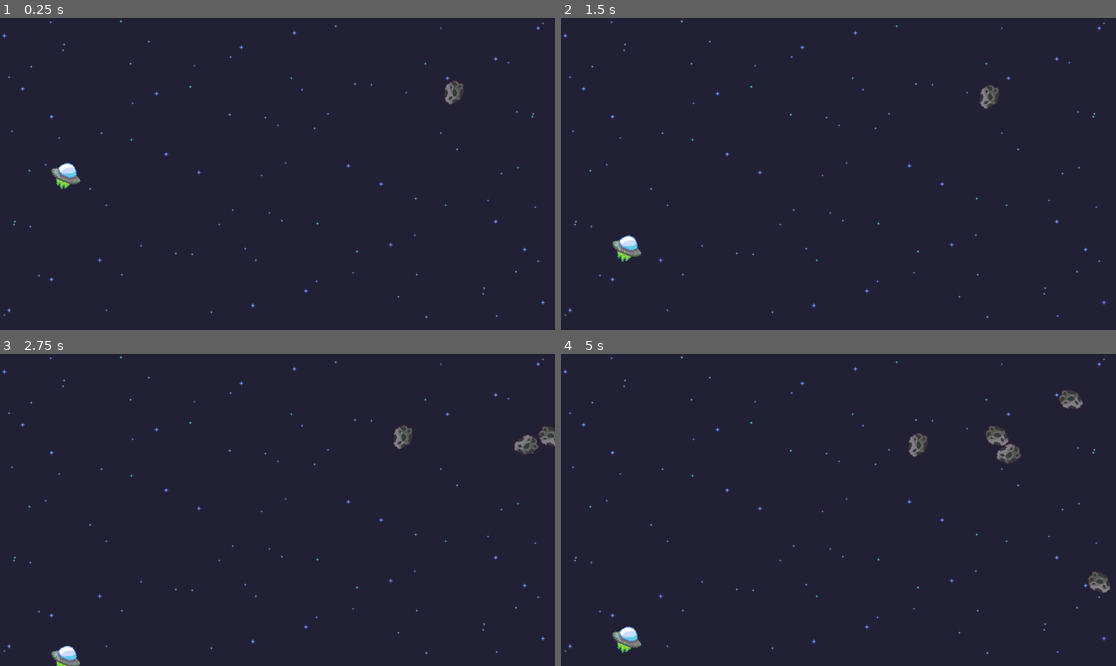
Above: before the commit, frames 1-4 (two rows, left to right).
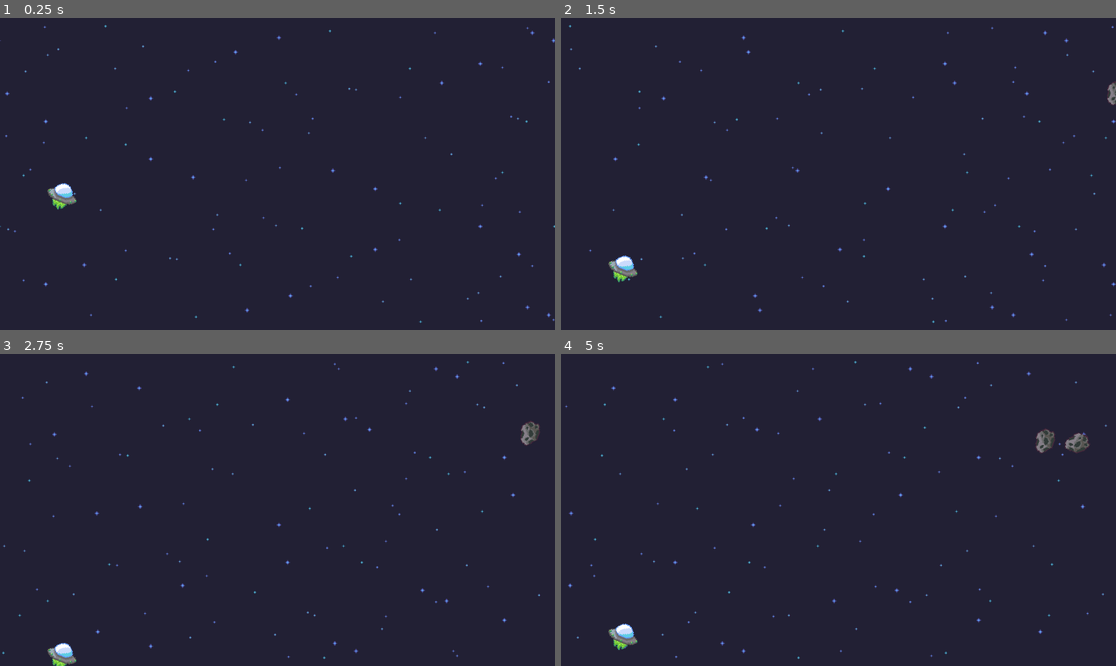
Above: after the commit, the same moments.

Repository: MatthewSMinor/crappyShip
Game: Godot game, scene res://scenes/game.tscn
The game is run twice, just before and just after one commit, with the same random seed, the same clock (stepped at 60 frames per second) and the same inputs.
Inputs:
- Up to frame 1 (0.25 s): no input
- Up to frame 2 (1.5 s): tap Enter (ui_accept) at 0.5, 0.77 s
- Up to frame 3 (2.75 s): tap Enter (ui_accept) at 1.52 s
- Up to frame 4 (5 s): tap Enter (ui_accept) at 3.02, 3.77, 4.52 s

The runs differ from the first frame. In frame 1, 1.5% of the frame differs, in the area x 0-100%, y 0-98%; in frame 2, 1.6%; in frame 3, 1.7%; in frame 4, 2.5%, in the area x 0-99%, y 0-98%.

Commit message:
parallaxing background

Diff:
--- a/crappyship/scenes/game.tscn
+++ b/crappyship/scenes/game.tscn
@@ -18,48 +18,57 @@
 
 [node name="Player" parent="." instance=ExtResource("1_5sqmv")]
 z_index = -1
-position = Vector2(-200, 0)
+position = Vector2(64, 160)
 rotation = 0.383972
 
 [node name="Camera2D" type="Camera2D" parent="."]
-position = Vector2(20, 21)
+position = Vector2(288, 160)
 zoom = Vector2(2, 2)
 
 [node name="floor" type="StaticBody2D" parent="."]
 visible = false
+position = Vector2(272, 136)
 
 [node name="CollisionShape2D" type="CollisionShape2D" parent="floor"]
 shape = SubResource("WorldBoundaryShape2D_jv00i")
 
 [node name="ceiling" type="StaticBody2D" parent="."]
 visible = false
-position = Vector2(2, -322)
+position = Vector2(280, -184)
 
 [node name="CollisionShape2D" type="CollisionShape2D" parent="ceiling"]
 position = Vector2(0, -1)
 shape = SubResource("WorldBoundaryShape2D_uum5l")
 
+[node name="Asteroid" parent="." instance=ExtResource("4_v13ok")]
+position = Vector2(600, 152)
+
+[node name="astroidTimer" type="Timer" parent="."]
+wait_time = 3.0
+autostart = true
+
 [node name="Parallax2D" type="Parallax2D" parent="."]
-z_index = -6
-scale = Vector2(0.5, 0.5)
-scroll_scale = Vector2(2, 2)
-scroll_offset = Vector2(197, 124)
+z_index = -5
+repeat_size = Vector2(576, 0)
+autoscroll = Vector2(-80, 0)
+repeat_times = 2
+follow_viewport = false
 ignore_camera_scroll = true
 
-[node name="stars1" type="Sprite2D" parent="Parallax2D"]
-position = Vector2(-362, -216)
-scale = Vector2(2, 2)
+[node name="Sprite2D" type="Sprite2D" parent="Parallax2D"]
+position = Vector2(288, 160)
 texture = ExtResource("3_d1lh7")
 
-[node name="stars2" type="Sprite2D" parent="Parallax2D"]
-position = Vector2(-362, -216)
-scale = Vector2(2, 2)
+[node name="Parallax2D2" type="Parallax2D" parent="."]
+z_index = -5
+repeat_size = Vector2(576, 0)
+autoscroll = Vector2(-40, 0)
+repeat_times = 2
+follow_viewport = false
+ignore_camera_scroll = true
+
+[node name="Sprite2D" type="Sprite2D" parent="Parallax2D2"]
+position = Vector2(288, 160)
 texture = ExtResource("4_b286m")
 
-[node name="Asteroid" parent="." instance=ExtResource("4_v13ok")]
-position = Vector2(208, 160)
-
-[node name="astroidTimer" type="Timer" parent="."]
-autostart = true
-
 [connection signal="timeout" from="astroidTimer" to="." method="_on_astroid_timer_timeout"]
--- a/crappyship/scripts/asteroidMovement.gd
+++ b/crappyship/scripts/asteroidMovement.gd
@@ -5,7 +5,8 @@
 var speed = rng.randf_range(20, 70.0)
 # Called when the node enters the scene tree for the first time.
 func _ready() -> void:
-	position.y = rng.randf_range(-128, 160)
+	position.y = rng.randf_range(0, 320)
+	position.x = 608
 	rotation = rng.randf_range(-20, 20)
 
 
@@ -13,5 +14,6 @@
 func _process(delta: float) -> void:
 	position.x -= speed * delta
 	position.y += direction * delta
-	if (position.x < -300):
+	if (position.x < -1):
+		print("deleting astroid off scene")
 		queue_free()
--- a/crappyship/scripts/playerMovement.gd
+++ b/crappyship/scripts/playerMovement.gd
@@ -6,7 +6,7 @@
 
 
 func _physics_process(delta):
-	position.x = -200
+	position.x = 64
 	# add the gravity
 	velocity.y += gravity * delta
 
